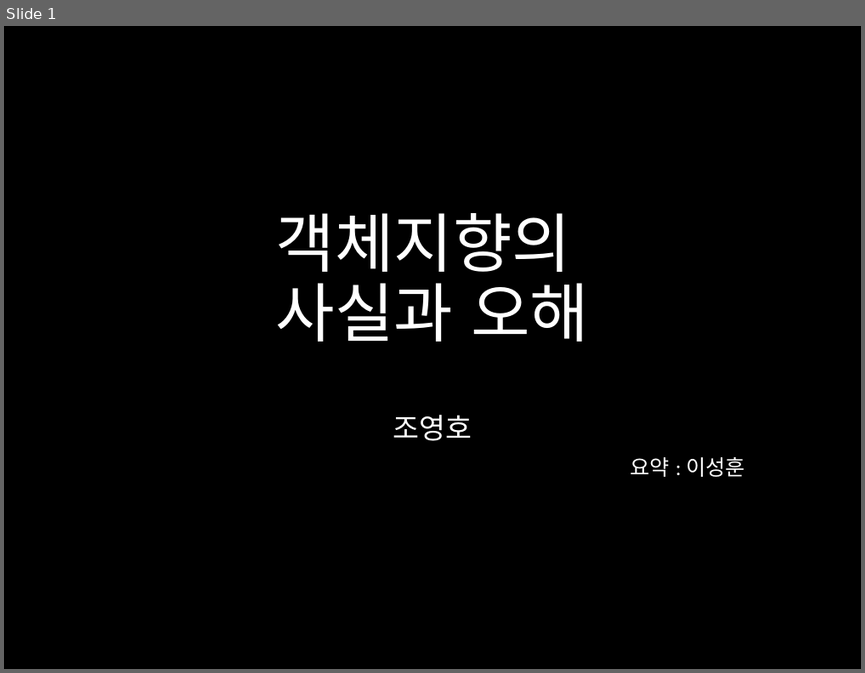
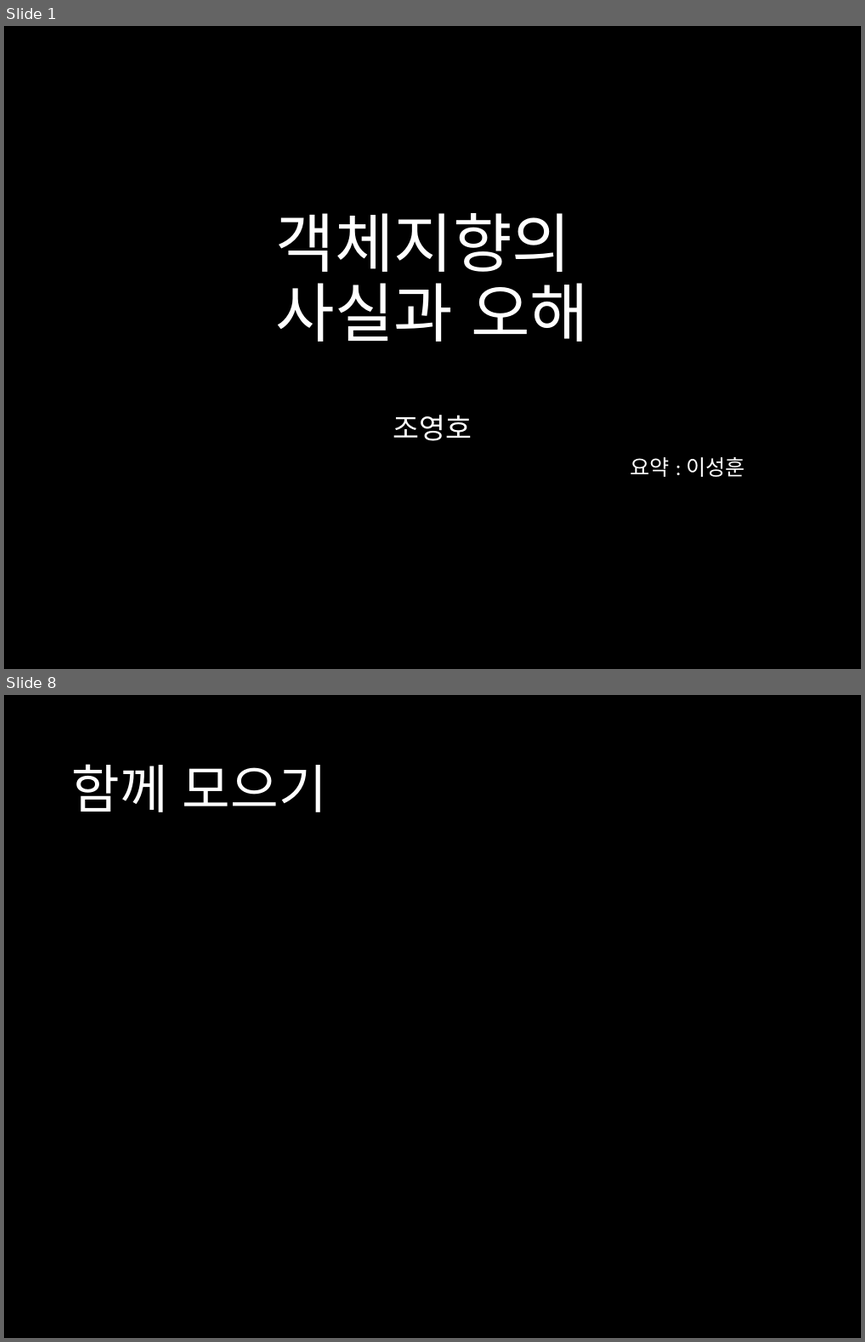
Before and after one commit to harrisleesh/Review, a slide deck: 객체지향의 사실과 오해.pptx. Shown one above the other, each under a label of ours: slide 1 before the commit, slides 1 and 8 after it; the slides between them are not shown. The pictures are 865x673 and 865x1342 pixels, drawn with LibreOffice and Linux fonts; fonts in the diff are those of the drawing. Boxes give left, top, right and bottom in pixels: in the first picture for what was removed or moved away, otherwise in the second. Text is boxed around its words. In the diff, an @@ line names an element or a change of style, - is before the commit and + after.

```diff
--- a/객체지향의 사실과 오해.pptx
+++ b/객체지향의 사실과 오해.pptx
@@ slide 8 added at [4, 695, 861, 1338], background #000000 @@
@@ title added at [71, 764, 327, 812], 44 pt, text #FFFFFF @@
+함께 모으기
```
Also in this commit, not shown: 7 other slides added, 1 slide removed.
